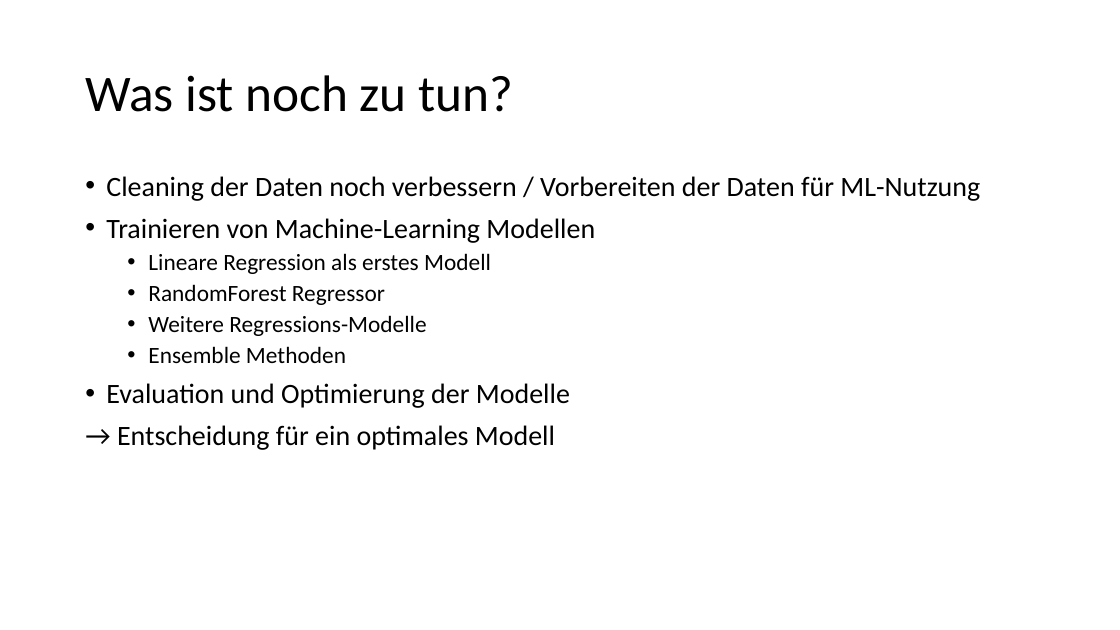
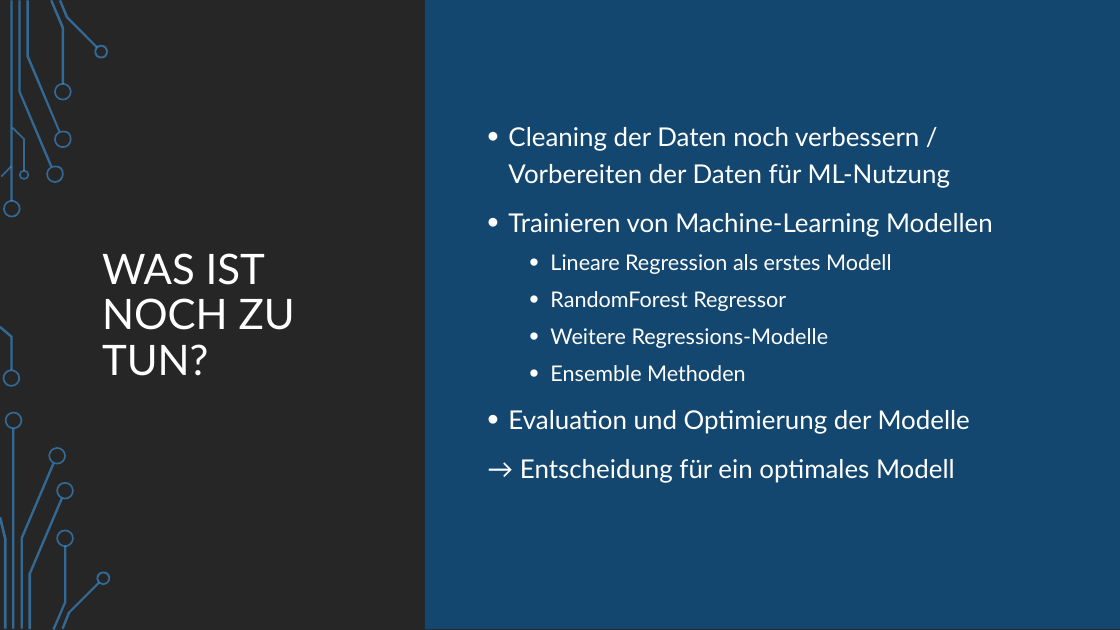
Before and after one commit to LennartFertig/DataExploration_HousePriceSeattle, a slide deck: slide 12 of House_Price_Prediction_Zwischenpräsentation.pptx. Drawn at 1120x630 pixels with LibreOffice and Linux fonts; fonts in the diff are those of the drawing; background and template pictures are left out. Boxes give left, top, right and bottom in pixels: in the first picture for what was removed or moved away, otherwise in the second. Text is boxed around its words. In the diff, an @@ line names an element or a change of style, - is before the commit and + after.

```diff
--- a/House_Price_Prediction_Zwischenpräsentation.pptx
+++ b/House_Price_Prediction_Zwischenpräsentation.pptx
@@ background #FFFFFF to picture (left out) @@
@@ rectangle added at [0, 0, 1120, 630], fill #262626 @@
@@ round diag rect added at [425, 0, 1120, 629], fill #134770 @@
@@ text "Cleaning der Daten noch verbessern ...": place and size @@
-text "Cleaning der Daten noch verbessern ..." at [106, 176, 980, 450]
+text "Cleaning der Daten noch verbessern ..." at [508, 127, 993, 483]
@@ text "Cleaning der Daten noch verbessern ..." at [508, 127, 993, 483]: size 24 to 22.2 pt in "Cleaning der Daten noch verbessern / Vorbereiten ...", "Trainieren von Machine-Learning Modellen", "Evaluation und Optimierung der Modelle", "→ Entscheidung für ein optimales Modell"; font Calibri to Lato, text colour #000000 to #FFFFFF; size 20 to 18.5 pt in "Lineare Regression als erstes Modell", "RandomForest Regressor", "Weitere Regressions-Modelle", "Ensemble Methoden"; line spacing 0.9 to 1.2 @@
@@ title at [102, 253, 295, 376]: text changed; size 44 to 36 pt; font Calibri to Lato; text colour #000000 to #FFFFFF @@
-Was ist noch zu tun?
+WAS IST NOCH ZU TUN?
@@ group added at [0, 0, 111, 630]: 24 freeform shapes, 2 rectangles @@
@@ group added at [0, 0, 1104, 630]: 14 freeform shapes, 3 rectangles @@
```
Also in this commit, not shown: 7 other slides changed, 4 slides added, 4 slides removed.
